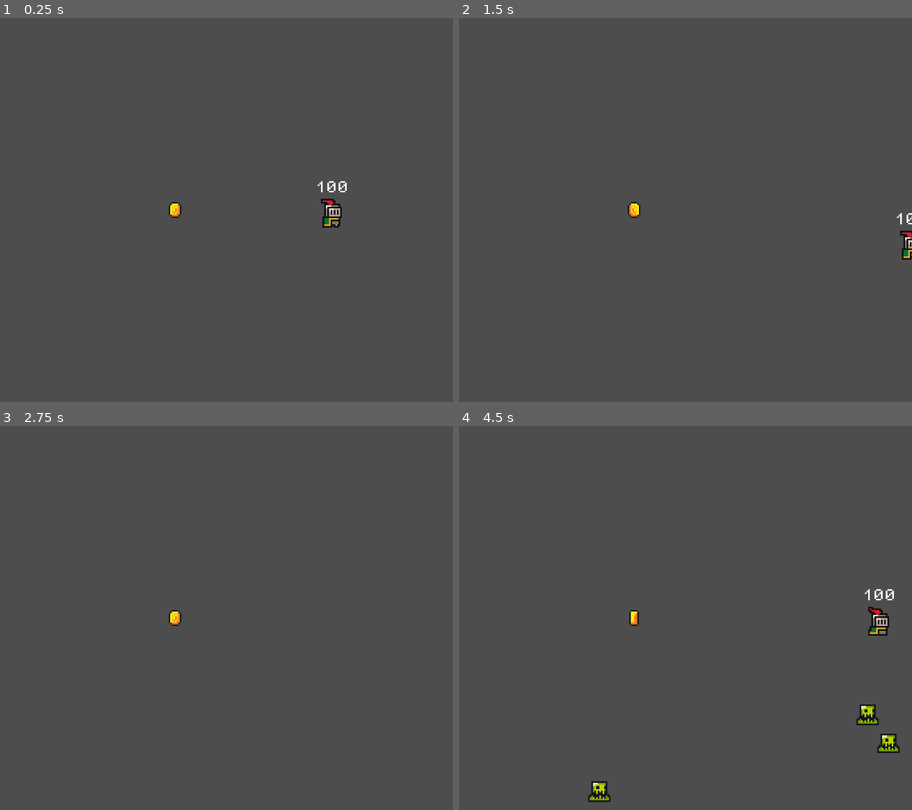
Above: before the commit, frames 1-4 (two rows, left to right).
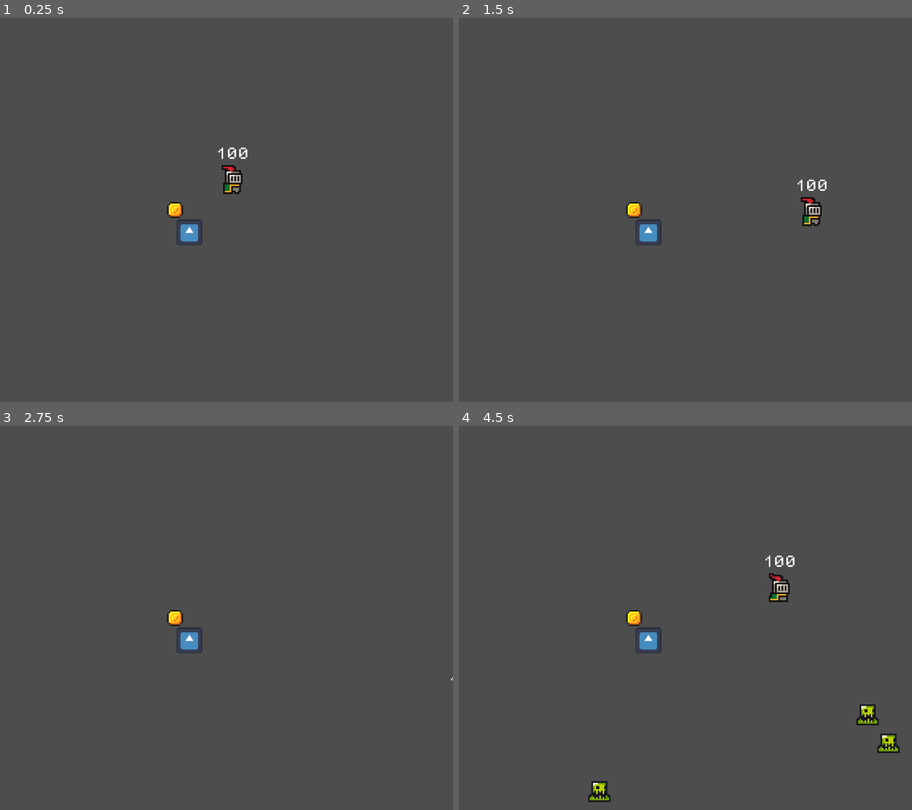
Above: after the commit, the same moments.

Repository: Manas-Goyal-1/The-Last-Five
Game: Godot game, scene res://scenes/outside.tscn
Same seed, same stepped clock (60 frames per second), same inputs: the game is played once before the commit and once after it. The engine's default icon, where the game draws it, is replaced by a stand-in: a white triangle on a blue panel in a dark square.
Inputs:
- Up to frame 1 (0.25 s): no input
- Up to frame 2 (1.5 s): hold D (right) 0.53-1.28 s; hold S (down) from 1.28 s (still down)
- Up to frame 3 (2.75 s): release S (down) at 2.03 s; hold D (right) from 2.03 s (still down)
- Up to frame 4 (4.5 s): release D (right) at 2.78 s; hold W (up) 2.78-3.53 s; hold A (left) from 3.53 s (still down)

The runs differ from the first frame. In frame 1, 1.1% of the frame differs, in the area x 36-77%, y 33-60%; in frame 2, 0.9%; in frame 3, 0.3%; in frame 4, 1.1%, in the area x 36-97%, y 33-60%.

Commit message:
Changed enemy damage system

Diff:
--- a/project.godot
+++ b/project.godot
@@ -19,6 +19,10 @@
 
 window/size/viewport_width=1040
 window/size/viewport_height=720
+
+[global_group]
+
+zombies=""
 
 [input]
 
--- a/scenes/outside.tscn
+++ b/scenes/outside.tscn
@@ -1,95 +1,19 @@
-[gd_scene load_steps=17 format=3 uid="uid://btck767c7bidv"]
+[gd_scene load_steps=7 format=3 uid="uid://btck767c7bidv"]
 
 [ext_resource type="PackedScene" uid="uid://bia26am5wiknn" path="res://scenes/player.tscn" id="1_p61qw"]
-[ext_resource type="Script" uid="uid://dfg85umgftl4x" path="res://scripts/outside.gd" id="1_udpx5"]
+[ext_resource type="Script" uid="uid://b46hp77qd8jhm" path="res://scripts/outside.gd" id="1_udpx5"]
 [ext_resource type="Texture2D" uid="uid://5om8aq7vkei5" path="res://assets/sprites/coin.png" id="3_8lkp2"]
+[ext_resource type="PackedScene" uid="uid://cx04khn534qsj" path="res://scenes/weapon_1.tscn" id="4_7r1kg"]
 
-[sub_resource type="AtlasTexture" id="AtlasTexture_udpx5"]
+[sub_resource type="AtlasTexture" id="AtlasTexture_8lkp2"]
 atlas = ExtResource("3_8lkp2")
 region = Rect2(0, 0, 16, 16)
-
-[sub_resource type="AtlasTexture" id="AtlasTexture_7r1kg"]
-atlas = ExtResource("3_8lkp2")
-region = Rect2(16, 0, 16, 16)
-
-[sub_resource type="AtlasTexture" id="AtlasTexture_bkgx0"]
-atlas = ExtResource("3_8lkp2")
-region = Rect2(32, 0, 16, 16)
-
-[sub_resource type="AtlasTexture" id="AtlasTexture_uaw8k"]
-atlas = ExtResource("3_8lkp2")
-region = Rect2(48, 0, 16, 16)
-
-[sub_resource type="AtlasTexture" id="AtlasTexture_lt5my"]
-atlas = ExtResource("3_8lkp2")
-region = Rect2(64, 0, 16, 16)
-
-[sub_resource type="AtlasTexture" id="AtlasTexture_5tstl"]
-atlas = ExtResource("3_8lkp2")
-region = Rect2(80, 0, 16, 16)
-
-[sub_resource type="AtlasTexture" id="AtlasTexture_lt7nq"]
-atlas = ExtResource("3_8lkp2")
-region = Rect2(96, 0, 16, 16)
-
-[sub_resource type="AtlasTexture" id="AtlasTexture_v7x2m"]
-atlas = ExtResource("3_8lkp2")
-region = Rect2(112, 0, 16, 16)
-
-[sub_resource type="AtlasTexture" id="AtlasTexture_cdqji"]
-atlas = ExtResource("3_8lkp2")
-region = Rect2(128, 0, 16, 16)
-
-[sub_resource type="AtlasTexture" id="AtlasTexture_x3una"]
-atlas = ExtResource("3_8lkp2")
-region = Rect2(144, 0, 16, 16)
-
-[sub_resource type="AtlasTexture" id="AtlasTexture_nxbbw"]
-atlas = ExtResource("3_8lkp2")
-region = Rect2(160, 0, 16, 16)
-
-[sub_resource type="AtlasTexture" id="AtlasTexture_ht1us"]
-atlas = ExtResource("3_8lkp2")
-region = Rect2(176, 0, 16, 16)
 
 [sub_resource type="SpriteFrames" id="SpriteFrames_lpxjy"]
 animations = [{
 "frames": [{
 "duration": 1.0,
-"texture": SubResource("AtlasTexture_udpx5")
-}, {
-"duration": 1.0,
-"texture": SubResource("AtlasTexture_7r1kg")
-}, {
-"duration": 1.0,
-"texture": SubResource("AtlasTexture_bkgx0")
-}, {
-"duration": 1.0,
-"texture": SubResource("AtlasTexture_uaw8k")
-}, {
-"duration": 1.0,
-"texture": SubResource("AtlasTexture_lt5my")
-}, {
-"duration": 1.0,
-"texture": SubResource("AtlasTexture_5tstl")
-}, {
-"duration": 1.0,
-"texture": SubResource("AtlasTexture_lt7nq")
-}, {
-"duration": 1.0,
-"texture": SubResource("AtlasTexture_v7x2m")
-}, {
-"duration": 1.0,
-"texture": SubResource("AtlasTexture_cdqji")
-}, {
-"duration": 1.0,
-"texture": SubResource("AtlasTexture_x3una")
-}, {
-"duration": 1.0,
-"texture": SubResource("AtlasTexture_nxbbw")
-}, {
-"duration": 1.0,
-"texture": SubResource("AtlasTexture_ht1us")
+"texture": SubResource("AtlasTexture_8lkp2")
 }],
 "loop": true,
 "name": &"default",
@@ -106,7 +30,7 @@
 zoom = Vector2(3, 3)
 
 [node name="Player" parent="." instance=ExtResource("1_p61qw")]
-position = Vector2(98, -1)
+position = Vector2(36, -22)
 
 [node name="Source" type="AnimatedSprite2D" parent="."]
 unique_name_in_owner = true
@@ -115,4 +39,7 @@
 
 [node name="zombies" type="Node" parent="."]
 
+[node name="weapon1" parent="." instance=ExtResource("4_7r1kg")]
+position = Vector2(9, 14)
+
 [connection signal="timeout" from="Timer" to="." method="_on_timer_timeout"]
--- a/scenes/weapon_1.tscn
+++ b/scenes/weapon_1.tscn
@@ -1,3 +1,20 @@
-[gd_scene format=3 uid="uid://cx04khn534qsj"]
+[gd_scene load_steps=4 format=3 uid="uid://cx04khn534qsj"]
 
-[node name="weapon1" type="Node2D"]
+[ext_resource type="Script" uid="uid://bovv6n5docves" path="res://scripts/weapon_1.gd" id="1_ck4sf"]
+[ext_resource type="Texture2D" uid="uid://62rjt7krfi4b" path="res://icon.svg" id="1_kxgub"]
+
+[sub_resource type="CircleShape2D" id="CircleShape2D_ck4sf"]
+radius = 8.0
+
+[node name="weapon1" type="Area2D"]
+script = ExtResource("1_ck4sf")
+
+[node name="Sprite2D" type="Sprite2D" parent="."]
+position = Vector2(-2.38419e-07, 0)
+scale = Vector2(0.125, 0.125)
+texture = ExtResource("1_kxgub")
+
+[node name="CollisionShape2D" type="CollisionShape2D" parent="."]
+shape = SubResource("CircleShape2D_ck4sf")
+
+[node name="Timer" type="Timer" parent="."]
--- a/scenes/zombie.tscn
+++ b/scenes/zombie.tscn
@@ -39,10 +39,10 @@
 "speed": 5.0
 }]
 
-[sub_resource type="RectangleShape2D" id="RectangleShape2D_xepks"]
+[sub_resource type="RectangleShape2D" id="RectangleShape2D_httt1"]
 size = Vector2(11.5, 12)
 
-[node name="Zombie" type="Area2D"]
+[node name="Zombie" type="Area2D" groups=["zombies"]]
 script = ExtResource("1_httt1")
 
 [node name="AnimatedSprite2D" type="AnimatedSprite2D" parent="."]
@@ -52,11 +52,17 @@
 autoplay = "idle"
 
 [node name="CollisionShape2D" type="CollisionShape2D" parent="."]
-shape = SubResource("RectangleShape2D_xepks")
+position = Vector2(0.25, 0)
+shape = SubResource("RectangleShape2D_httt1")
 
-[node name="Timer" type="Timer" parent="."]
+[node name="PlayerAttackTimer" type="Timer" parent="."]
 wait_time = 0.1
 
+[node name="WeaponAttackTimer" type="Timer" parent="."]
+
+[connection signal="area_entered" from="." to="." method="_on_area_entered"]
+[connection signal="area_exited" from="." to="." method="_on_area_exited"]
 [connection signal="body_entered" from="." to="." method="_on_body_entered"]
 [connection signal="body_exited" from="." to="." method="_on_body_exited"]
-[connection signal="timeout" from="Timer" to="." method="_on_timer_timeout"]
+[connection signal="timeout" from="PlayerAttackTimer" to="." method="_on_player_attack_timer_timeout"]
+[connection signal="timeout" from="WeaponAttackTimer" to="." method="_on_weapon_attack_timer_timeout"]
--- a/scripts/damage_zone.gd
+++ /dev/null
@@ -1,21 +0,0 @@
-extends Area2D
-
-@onready var timer: Timer = $Timer
-var player
-var damage
-
-func _on_body_entered(body: Node2D) -> void:
-	player = body
-	timer.start()
-
-
-func _on_body_exited(body: Node2D) -> void:
-	timer.stop()
-
-
-func _on_timer_timeout() -> void:
-	player.take_damage(damage)
-
-
-func set_damage(dmg):
-	damage  = dmg
--- a/scripts/outside.gd
+++ b/scripts/outside.gd
@@ -8,15 +8,14 @@
 func _on_timer_timeout() -> void:
 	var zombie = ZombieScene.instantiate()
 
-	var rad = 180
-	# Randomly spawning zombies outside a radius of rad
-	var x = randf_range(-rad, rad)
-	var y = sqrt(rad**2 - x**2) * (randi_range(0, 1)*2-1)	# Makes sure that the y can be positive or negative
+	var radius = 180
+	# Randomly spawning zombies outside a radius of radius
+	var x = randf_range(-radius, radius)
+	var y = sqrt(radius**2 - x**2) * (randi_range(0, 1)*2-1)	# Makes sure that the y can be positive or negative
 
 	# Adds a bit more randomness so they don't spawn right on that circle's boundary
 	x += randf_range(-10, 50) * (int(x>0)*2-1)
 	y += randf_range(-10, 50) * (int(y>0)*2-1)
-
 
 	#print(str(x) + ", " + str(y))
 	zombie.position = Vector2(x, y)
--- a/scripts/player.gd
+++ b/scripts/player.gd
@@ -12,7 +12,6 @@
 func _process(delta: float) -> void:
 
 	var direction = Vector2.ZERO
-
 	if Input.is_action_pressed("right"):
 		direction.x += 1
 	if Input.is_action_pressed("left"):
--- /dev/null
+++ b/scripts/weapon_1.gd
@@ -0,0 +1,13 @@
+extends Area2D
+
+var health = 30
+
+func _process(delta: float) -> void:
+	# Spawn projectiles
+	pass
+
+
+func take_damage(damage):
+	health -= damage
+	if health < 0:
+		health = 0
--- a/scripts/zombie.gd
+++ b/scripts/zombie.gd
@@ -1,14 +1,19 @@
-extends Node2D
+extends Area2D
 
 const SPEED = 20
 const MAX_HEALTH = 20
 var health = MAX_HEALTH
 var target: AnimatedSprite2D
 
-# Damage stuff
-var damage = 3
+# Player Damage stuff
+var player_attack = 3
 var player
-@onready var timer: Timer = $Timer
+@onready var player_attack_timer: Timer = $PlayerAttackTimer
+
+# Attack the weapons stuff
+var weapon_attack = 2
+var weapon
+@onready var weapon_attack_timer: Timer = $WeaponAttackTimer
 
 # Momvement
 func _physics_process(delta: float) -> void:
@@ -26,10 +31,22 @@
 # To damage the player
 func _on_body_entered(body: Node2D) -> void:
 	player = body
-	timer.start()
+	player_attack_timer.start()
 
 func _on_body_exited(body: Node2D) -> void:
-	timer.stop()
+	player_attack_timer.stop()
 
-func _on_timer_timeout() -> void:
-	player.take_damage(damage)
+func _on_player_attack_timer_timeout() -> void:
+	player.take_damage(player_attack)
+
+
+# To damage the player
+func _on_area_entered(body: Node2D) -> void:
+	weapon = body
+	weapon_attack_timer.start()
+
+func _on_area_exited(body: Node2D) -> void:
+	weapon_attack_timer.stop()
+
+func _on_weapon_attack_timer_timeout() -> void:
+	weapon.take_damage(weapon_attack)
Not shown, removed: scripts/damage_zone.gd.uid
Not shown, changed: scripts/outside.gd.uid
Not shown, added: scripts/weapon_1.gd.uid
